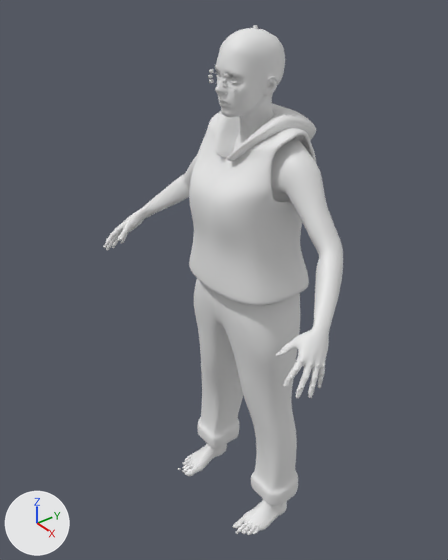
The Blender file Working/3D/Heroes/Sara/Sara_Clothes.blend as it was, and as the next commit left it.
Both versions are drawn from a 50 mm camera at (12.7, -10.96, 10.25) aimed at (-0.56, -0.91, 0.54). The axes (+X, +Y, +Z) are drawn at lower left. The lights are the same throughout.

Names of what the first picture shows: 'Hood', 'Human', 'tg_hoodie_modifiers', 'tg_pants_camo_modifiers'.
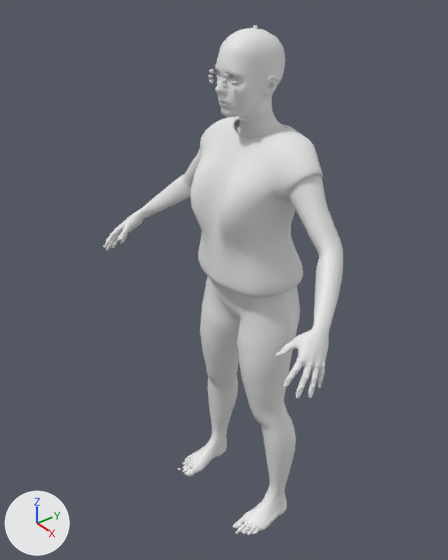
Commit message: Updated t-shirt

The change, as a list of edits to the scene's bpy script:
```text
Change ob_tg_t_shirt:
    remove ob_tg_t_shirt.hide_viewport = True
Change ob_tg_pants_camo_modifiers:
    add ob_tg_pants_camo_modifiers.hide_viewport = True
Change ob_tg_hoodie_modifiers:
    add ob_tg_hoodie_modifiers.hide_viewport = True
Change ob_hood:
    add ob_hood.hide_viewport = True
```

Pixel boxes [x1, y1, x2, y2] of what changed, in the pictures (448 x 560 px):
'tg_t_shirt', shown
    after: [190, 116, 323, 298]
'tg_pants_camo_modifiers', hidden
    before: [194, 279, 300, 506]
'tg_hoodie_modifiers', hidden
    before: [189, 111, 317, 305]
'Hood', hidden
    before: [215, 103, 316, 161]
